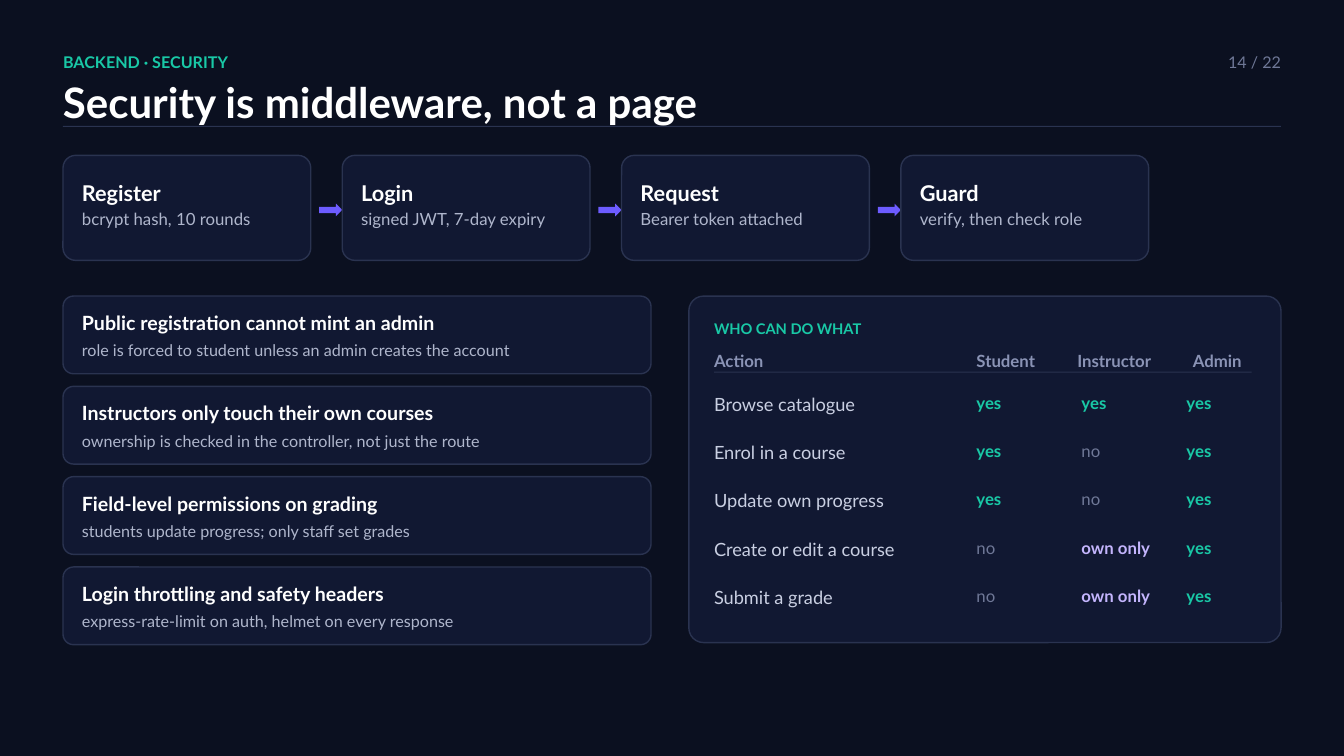
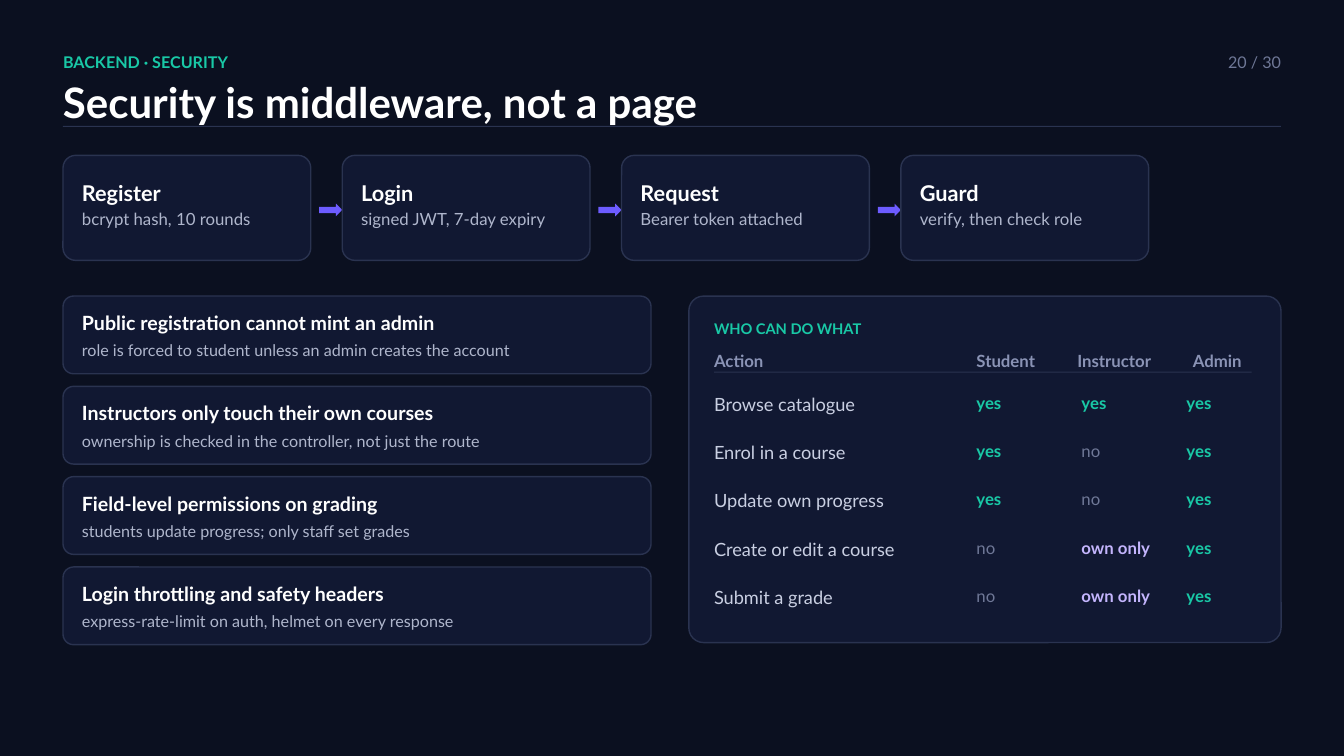
Before and after one commit to jackdangdev/LMS-web, a slide deck: slide 20 of docs/EduNova-Customer-Presentation.pptx (slide 14 before the commit). Drawn at 1344x756 pixels with LibreOffice and Linux fonts; fonts in the diff are those of the drawing. Boxes give left, top, right and bottom in pixels: in the first picture for what was removed or moved away, otherwise in the second. Text is boxed around its words. In the diff, an @@ line names an element or a change of style, - is before the commit and + after.

```diff
--- a/docs/EduNova-Customer-Presentation.pptx
+++ b/docs/EduNova-Customer-Presentation.pptx
@@ text at box(1228, 56, 1281, 68): text changed @@
-14 / 22
+20 / 30
```
Also in this commit, not shown: 19 other slides changed, 8 slides added, 1 other file.
